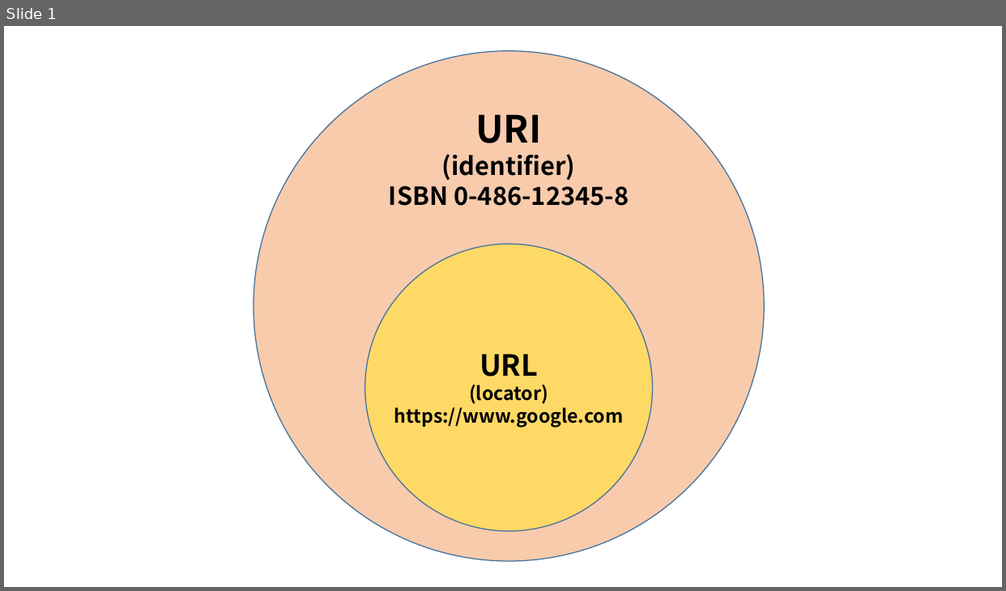
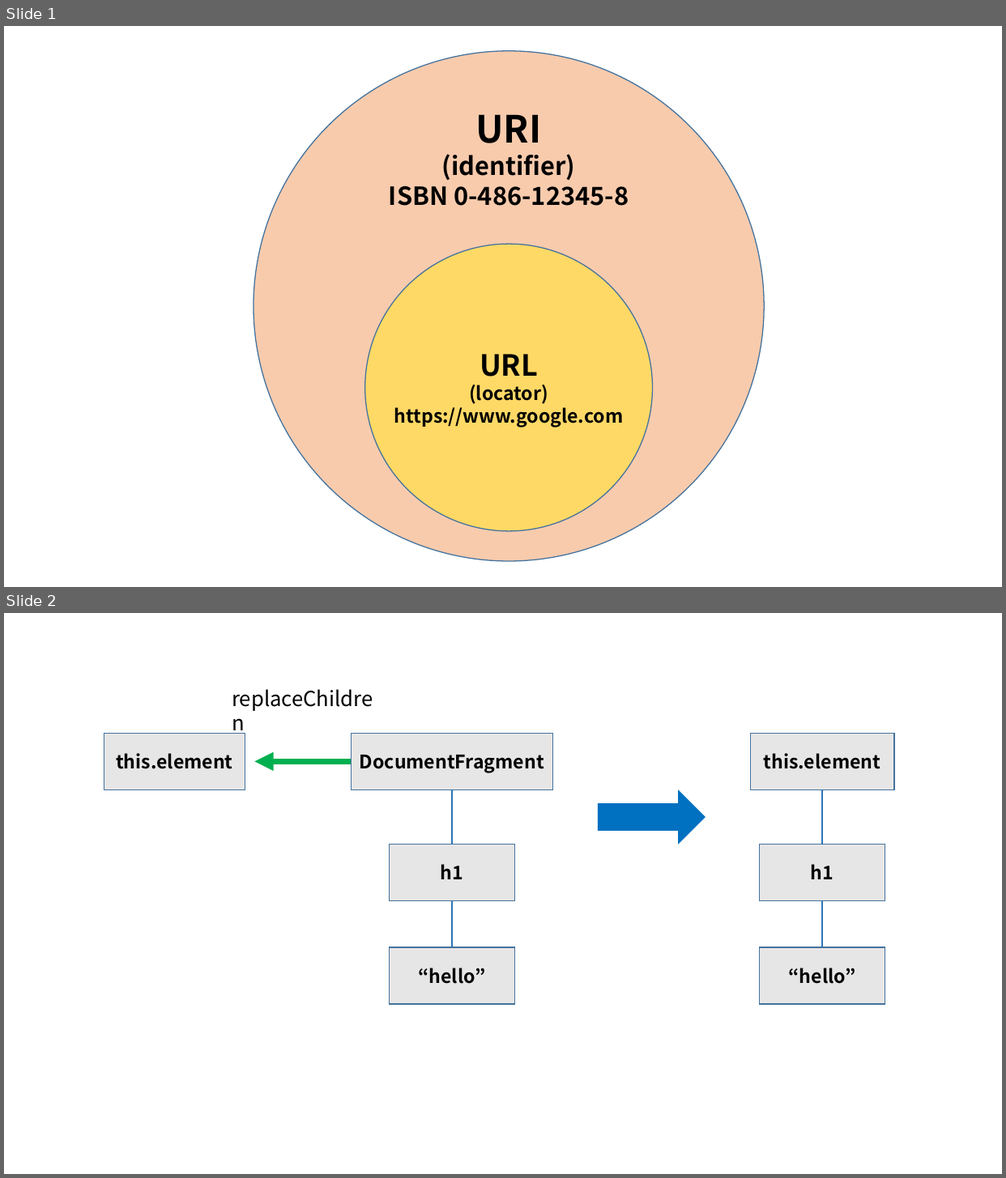
Before and after one commit to gitul0515/gitul0515.github.io, a slide deck: temp_text/ppt/프레젠테이션1.pptx. Shown one above the other, each under a label of ours: slide 1 before the commit, slides 1 and 2 after it. The pictures are 1006x591 and 1006x1178 pixels, drawn with LibreOffice and Linux fonts; fonts in the diff are those of the drawing. Boxes give left, top, right and bottom in pixels: in the first picture for what was removed or moved away, otherwise in the second. Text is boxed around its words. In the diff, an @@ line names an element or a change of style, - is before the commit and + after.

```diff
--- a/temp_text/ppt/프레젠테이션1.pptx
+++ b/temp_text/ppt/프레젠테이션1.pptx
@@ slide 2 added at [4, 613, 1002, 1174], background #FFFFFF @@
@@ group added at [104, 682, 894, 1004]: 7 rectangles, 4 lines, 1 arrow, 1 right arrow, 1 text @@
+this.element
+DocumentFragment
+this.element
+h1
+replaceChildren
+“hello”
+h1
+“hello”
```
Also in this commit, not shown: 14 other files.
